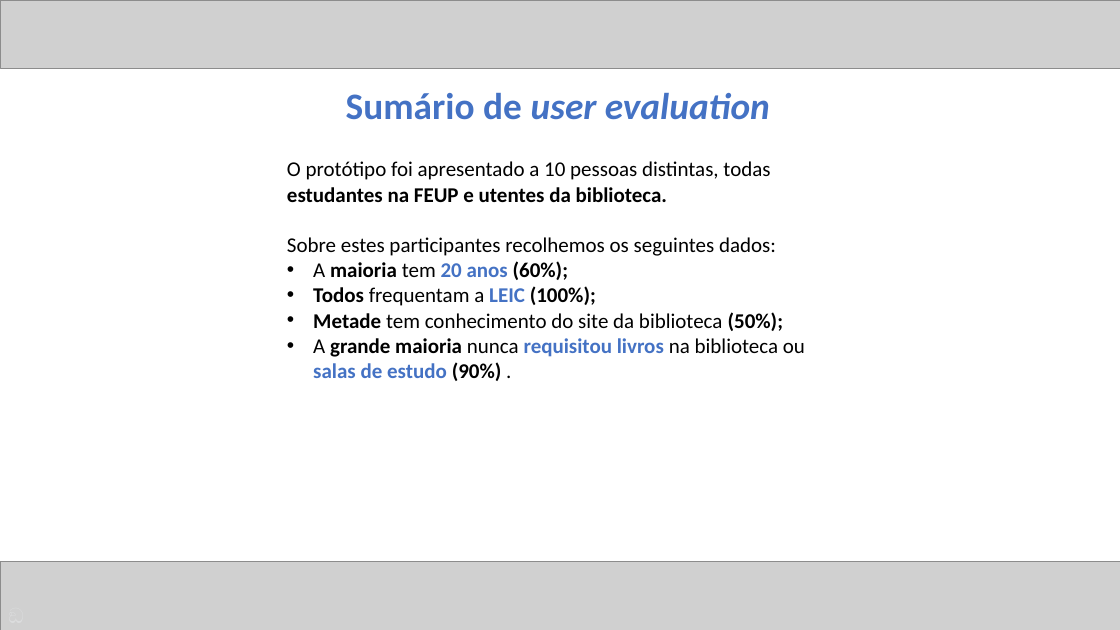
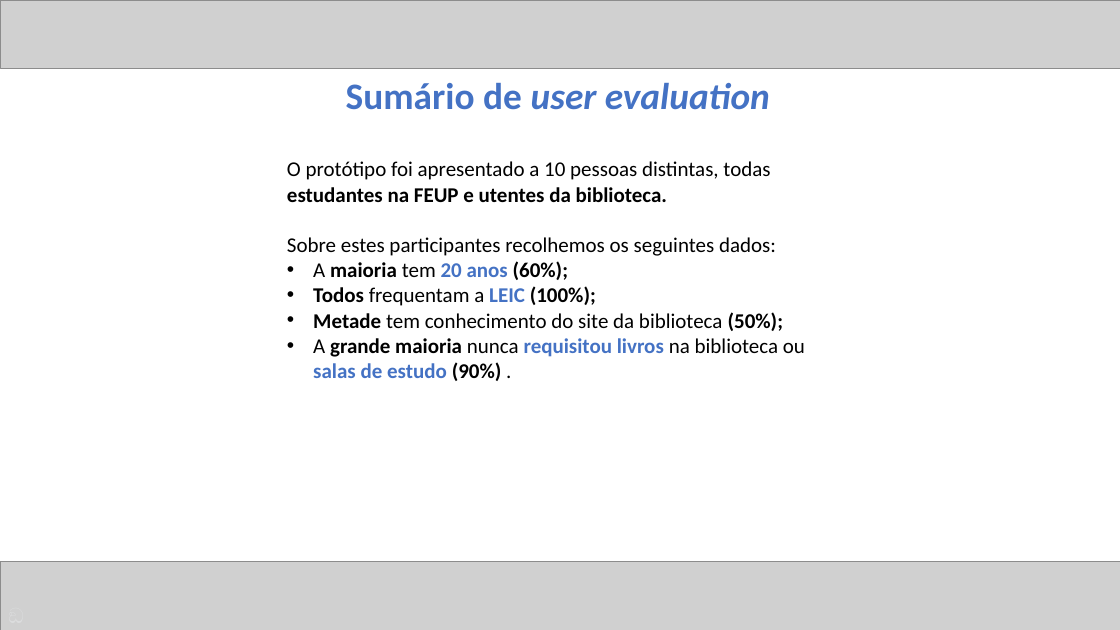
Before and after one commit to ICWeiner/FEUP-IPC, a slide deck: slide 9 of phase3/ipc-phase3-presentation-T07-G3-FEUPeca.pptx. Drawn at 1120x630 pixels with LibreOffice and Linux fonts; fonts in the diff are those of the drawing; grey boxes stand for pictures. Boxes give left, top, right and bottom in pixels: in the first picture for what was removed or moved away, otherwise in the second. Text is boxed around its words. In the diff, an @@ line names an element or a change of style, - is before the commit and + after.

```diff
--- a/phase3/ipc-phase3-presentation-T07-G3-FEUPeca.pptx
+++ b/phase3/ipc-phase3-presentation-T07-G3-FEUPeca.pptx
@@ text "Sumário de user evaluation": place and size @@
-text "Sumário de user evaluation" at [346, 93, 770, 120]
+text "Sumário de user evaluation" at [346, 83, 770, 110]
```
Also in this commit, not shown: 1 other slide changed.
